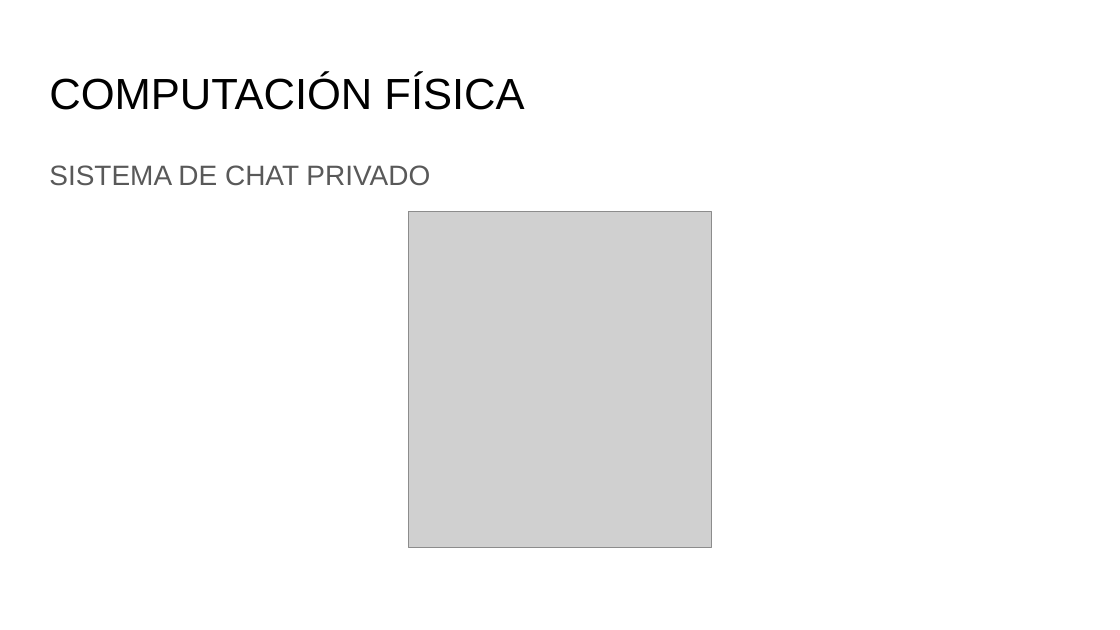
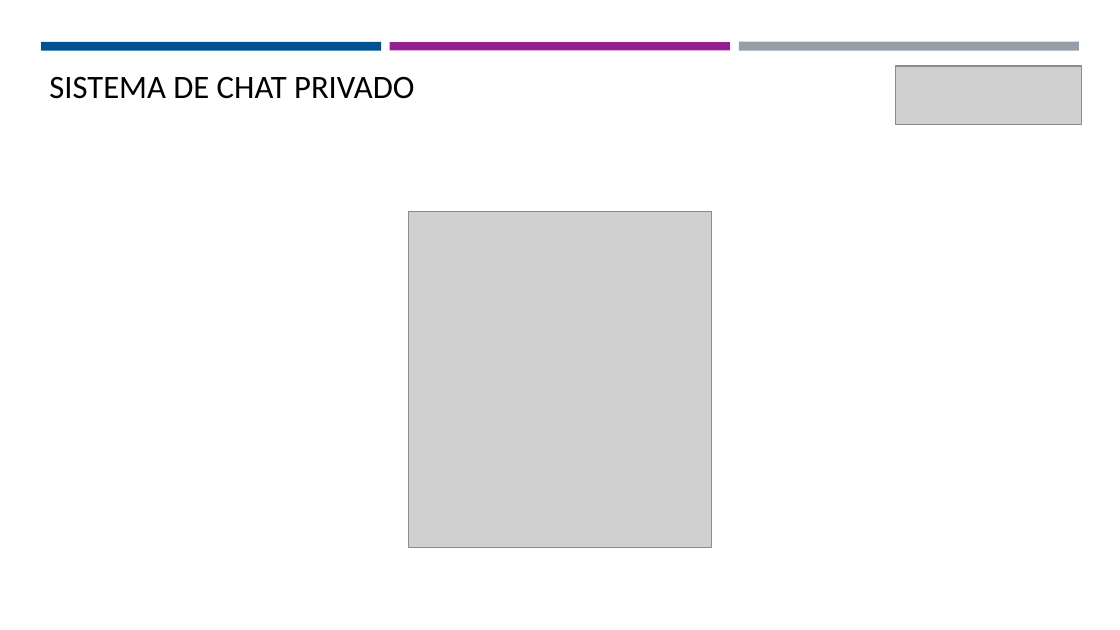
Before and after one commit to Domiciano/EcoApp201, a slide deck: slide 7 of Programa.pptx. Drawn at 1120x630 pixels with LibreOffice and Linux fonts; fonts in the diff are those of the drawing; grey boxes stand for pictures. Boxes give left, top, right and bottom in pixels: in the first picture for what was removed or moved away, otherwise in the second. Text is boxed around its words. In the diff, an @@ line names an element or a change of style, - is before the commit and + after.

```diff
--- a/Programa.pptx
+++ b/Programa.pptx
@@ rectangle added at [41,43,382,52], fill #005392 @@
@@ rectangle added at [390,43,730,50], fill #942092 @@
@@ rectangle added at [739,41,1080,50], fill #969FA7 @@
@@ title at [49,76,414,99]: text changed; size 28 to 21 pt; font Arial to Calibri @@
-COMPUTACIÓN FÍSICA
+SISTEMA DE CHAT PRIVADO
@@ picture added at [895,66,1081,124] @@
@@ text removed at [49,165,430,186] @@
-SISTEMA DE CHAT PRIVADO
```
Also in this commit, not shown: 12 other slides changed, 2 slides added.
